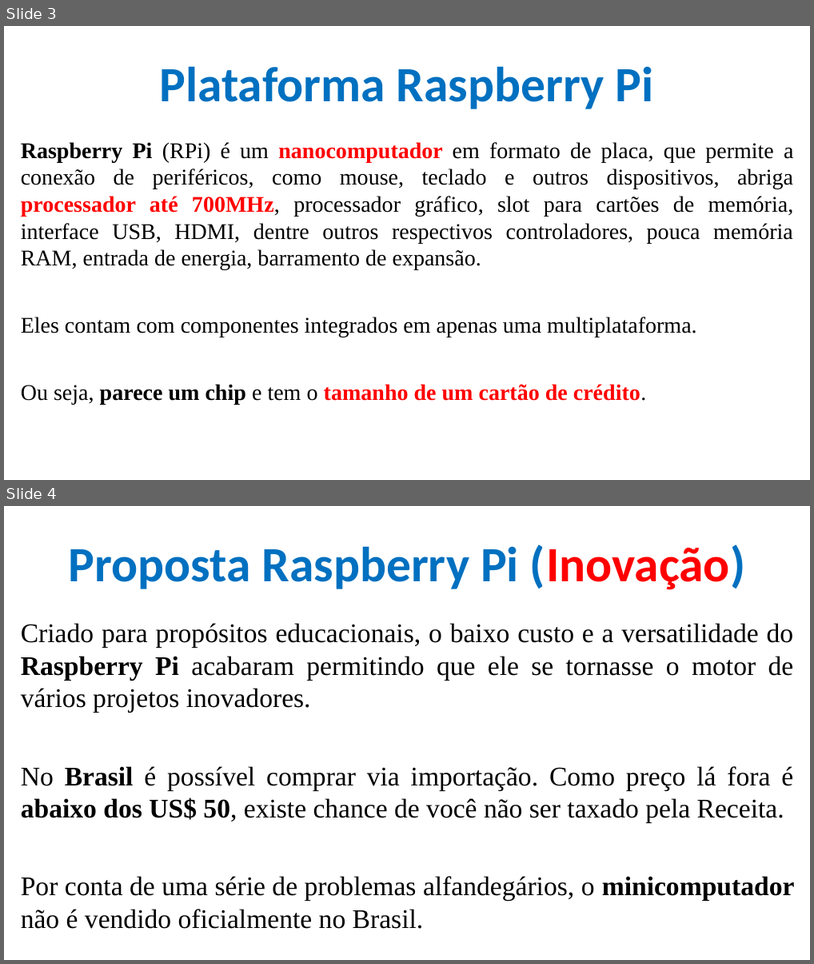
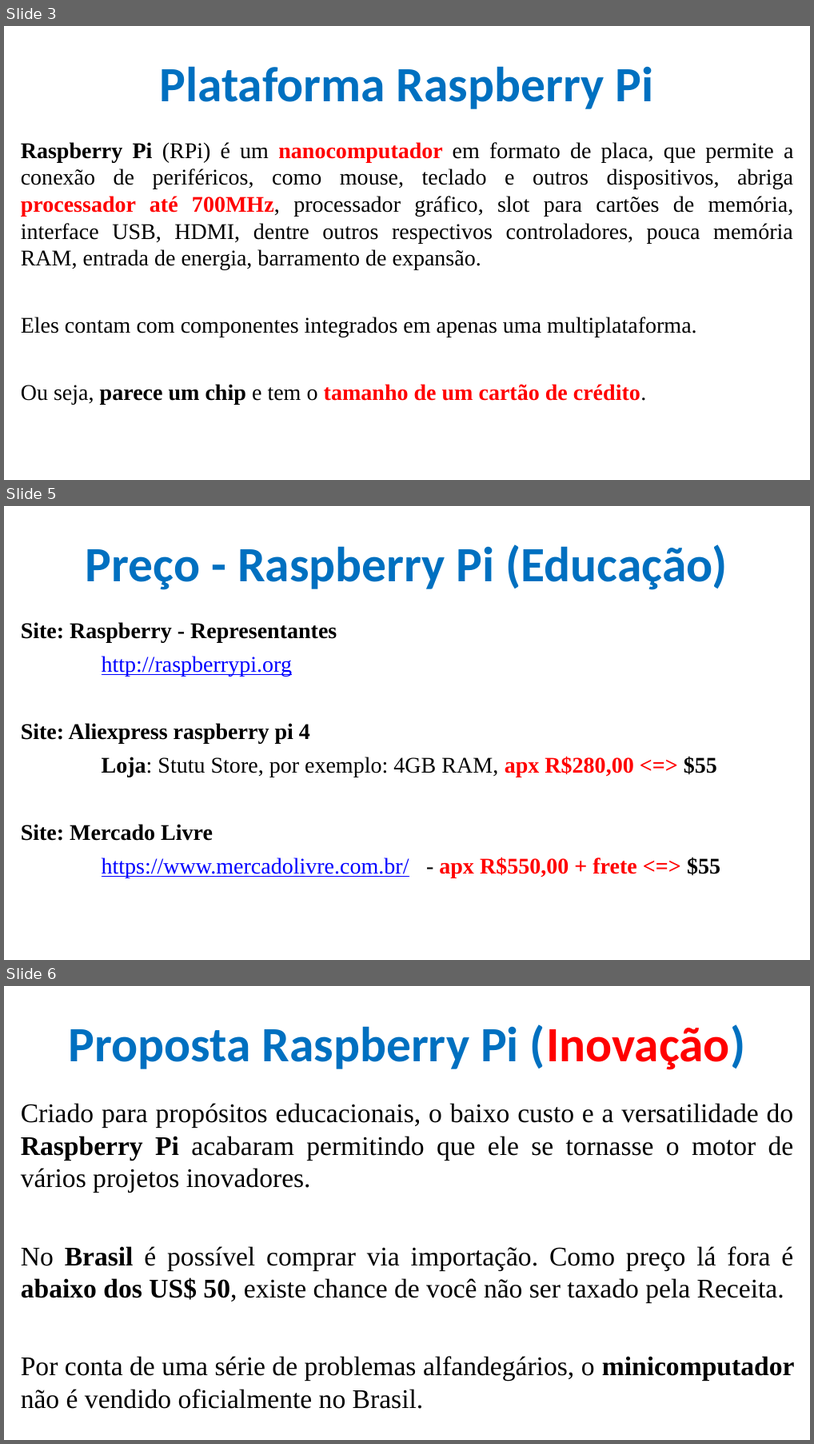
Before and after one commit to CloudEducationBrazil/WydenArea1ProgramacaoMicrocontroladores, a slide deck: 01 Classes/Aula 04 - Programação Microcontroladores - Arduíno Raspberry PI.pptx. Shown one above the other, each under a label of ours: slides 3 and 4 before the commit, slides 3, 5 and 6 after it; the slides between them are not shown. The pictures are 814x964 and 814x1444 pixels, drawn with LibreOffice and Linux fonts; fonts in the diff are those of the drawing; background and template pictures are left out. Boxes give left, top, right and bottom in pixels: in the first picture for what was removed or moved away, otherwise in the second. Text is boxed around its words. In the diff, an @@ line names an element or a change of style, - is before the commit and + after.

```diff
--- a/01 Classes/Aula 04 - Programação Microcontroladores - Arduíno Raspberry PI.pptx
+++ b/01 Classes/Aula 04 - Programação Microcontroladores - Arduíno Raspberry PI.pptx
@@ slide 5 added at [4, 506, 810, 960], background picture (left out) @@
@@ title added at [86, 544, 728, 590], 44 pt, text #0070C0, bold @@
+Preço - Raspberry Pi (Educação)
@@ text added at [21, 622, 721, 878], 20 pt, text #000000, bold @@
+Site: Raspberry - Representantes
+http://raspberrypi.org
+Site: Aliexpress raspberry pi 4
+Loja: Stutu Store, por exemplo: 4GB RAM, apx R$280,00 <=> $55
+Site: Mercado Livre
+https://www.mercadolivre.com.br/ - apx R$550,00 + frete <=> $55
@@ what was slide 4 is now slide 6 @@
```
Also in this commit, not shown: 4 other slides added, 1 other file.
